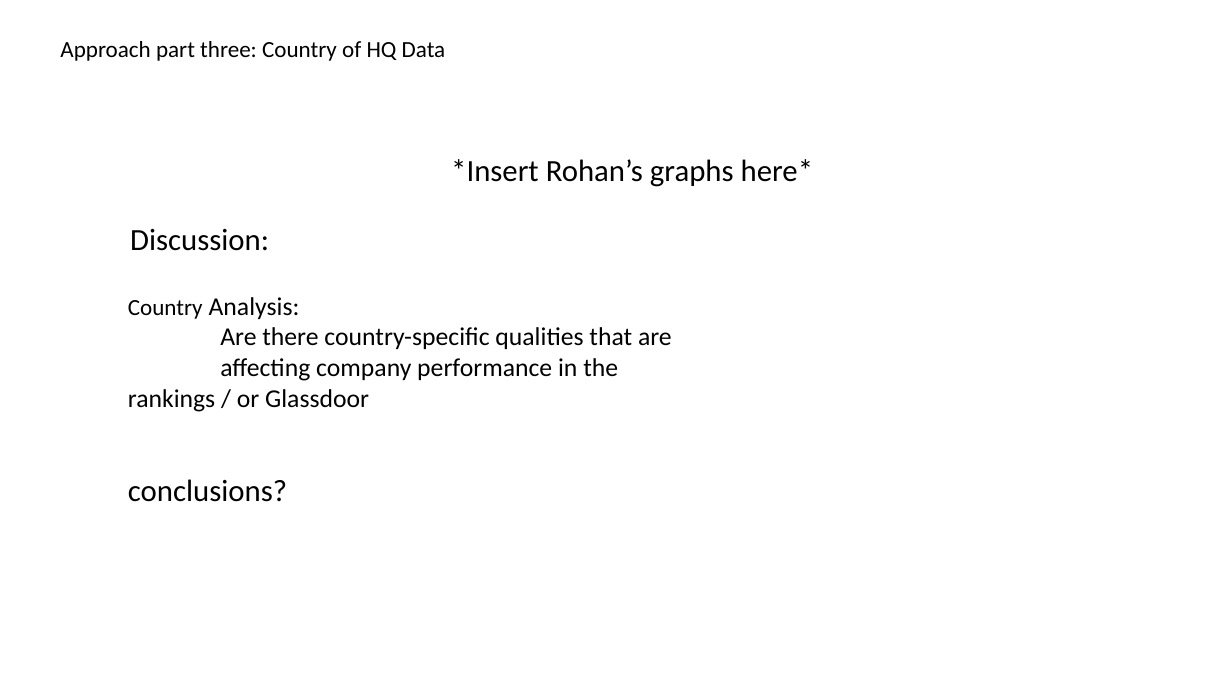
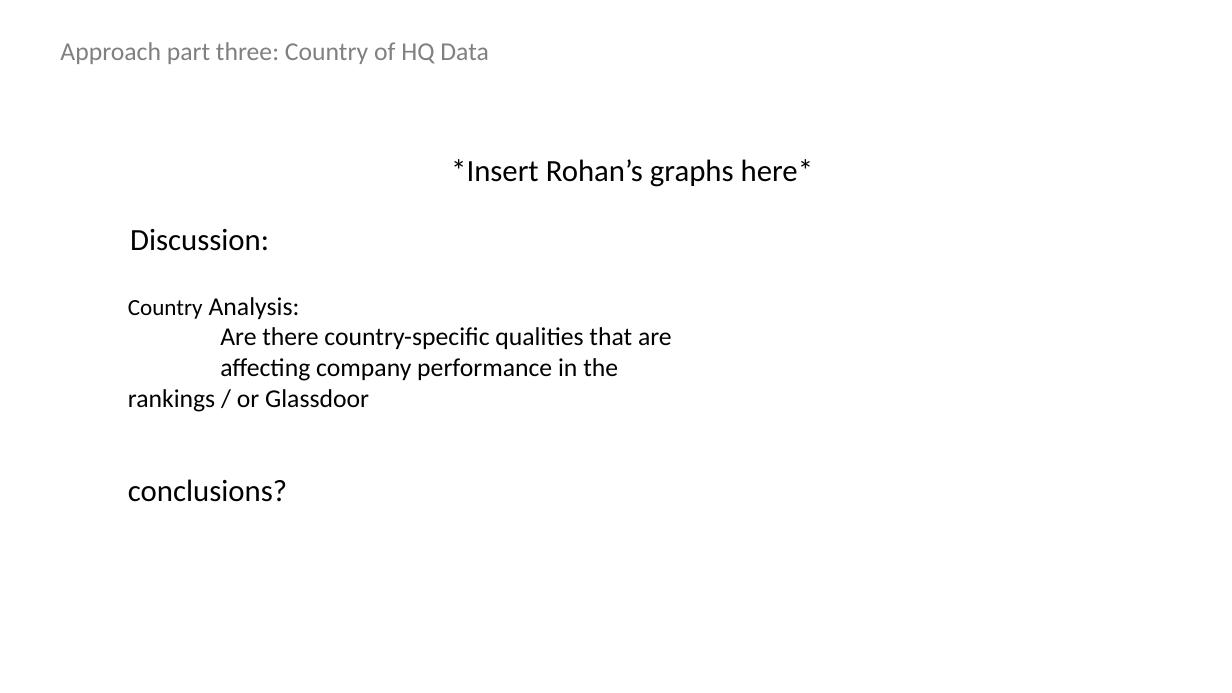
Before and after one commit to timonx11/Project-1-Demonstrasion-Group6, a slide deck: slide 6 of Presentation1.pptx (slide 5 before the commit). Drawn at 1232x693 pixels with LibreOffice and Linux fonts; fonts in the diff are those of the drawing. Boxes give left, top, right and bottom in pixels: in the first picture for what was removed or moved away, otherwise in the second. Text is boxed around its words. In the diff, an @@ line names an element or a change of style, - is before the commit and + after.

```diff
--- a/Presentation1.pptx
+++ b/Presentation1.pptx
@@ text "Approach part three: Country of ..." at (60,42,489,64): size 18 to 20 pt, text colour #000000 to #808080 @@
```
Also in this commit, not shown: 5 other slides changed, 1 slide added, 1 other file.
